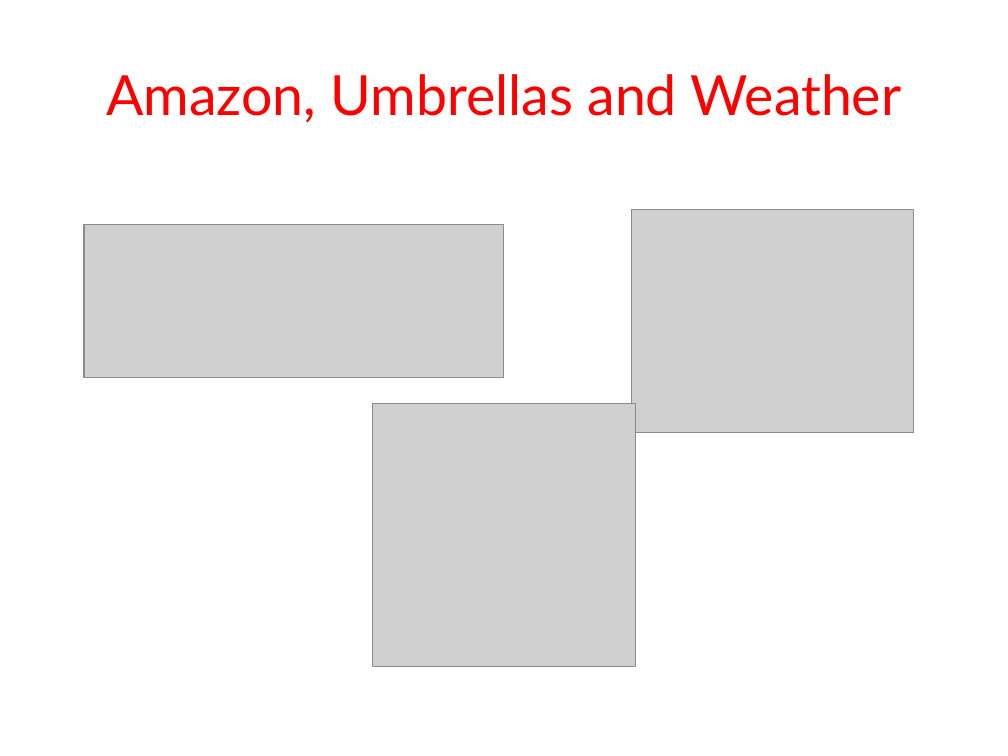
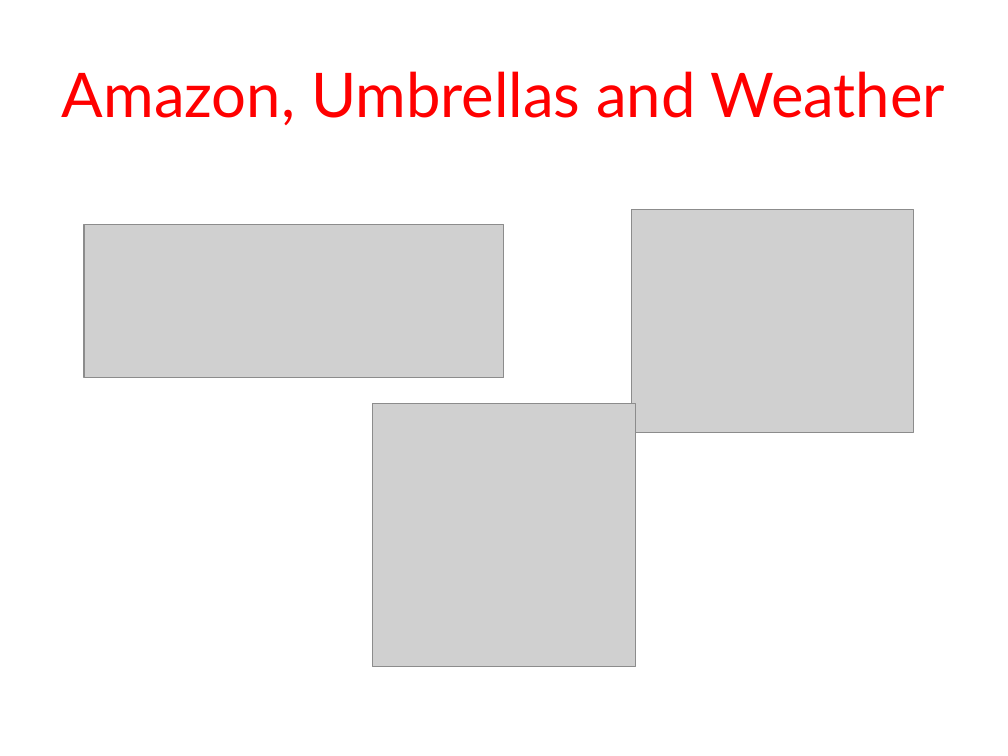
Before and after one commit to devEffort/HBTechTalk, a slide deck: slide 9 of HBTechTalk.pptx. Drawn at 1008x756 pixels with LibreOffice and Linux fonts; fonts in the diff are those of the drawing; grey boxes stand for pictures; background and template pictures are left out. Boxes give left, top, right and bottom in pixels: in the first picture for what was removed or moved away, otherwise in the second. Text is boxed around its words. In the diff, an @@ line names an element or a change of style, - is before the commit and + after.

```diff
--- a/HBTechTalk.pptx
+++ b/HBTechTalk.pptx
@@ title "Amazon, Umbrellas and Weather" at (62,71,945,125): size 39.6 to 44 pt @@
```
Also in this commit, not shown: 2 other slides changed.
